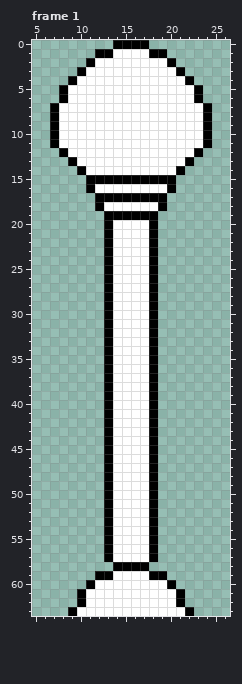
Two states of a pixel-art file, source/images/decoration/street_lamp_001.aseprite. The picture above is the old version.
32x64 pixels, 1 frame. Shown: frame 1: x 5..26, y 0..63. The commit also changed other frames, which this record leaves out.
After the commit:
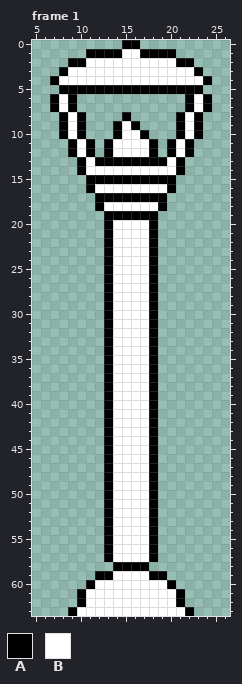
Palette (. is transparent): A #000000  B #ffffff
Edits made:
--- frame 1, layer "Layer 0"
@@ x 5..26 @@
- 0 .........AAAA.........
- 1 .......AABBBBAA.......
- 2 ......ABBBBBBBBA......
- 3 .....ABBBBBBBBBBA.....
- 4 ....ABBBBBBBBBBBBA....
- 5 ...ABBBBBBBBBBBBBBA...
- 6 ...ABBBBBBBBBBBBBBA...
- 7 ..ABBBBBBBBBBBBBBBBA..
- 8 ..ABBBBBBBBBBBBBBBBA..
- 9 ..ABBBBBBBBBBBBBBBBA..
-10 ..ABBBBBBBBBBBBBBBBA..
-11 ..ABBBBBBBBBBBBBBBBA..
-12 ...ABBBBBBBBBBBBBBA...
-13 ....ABBBBBBBBBBBBA....
+ 0 ..........AA..........
+ 1 ......AAAABBAAAA......
+ 2 ....AABBBBBBBBBBAA....
+ 3 ...ABBBBBBBBBBBBBBA...
+ 4 ..ABBBBBBBBBBBBBBBBA..
+ 5 ...AAAAAAAAAAAAAAAA...
+ 6 ..ABA............ABA..
+ 7 ..ABA............ABA..
+ 8 ...ABA....A.....ABA...
+ 9 ...ABA...ABA....ABA...
+10 ...ABA...ABBA...ABA...
+11 ....ABA.ABBBBA.ABA....
+12 ....ABA.ABBBBA.ABA....
+13 .....ABAAAAAAAABA.....
 14 .....ABBBBBBBBBBA.....
Where, in picture pixels (left, top, right, bottom), the same in both pictures:
changed: (50, 40, 212, 166)
